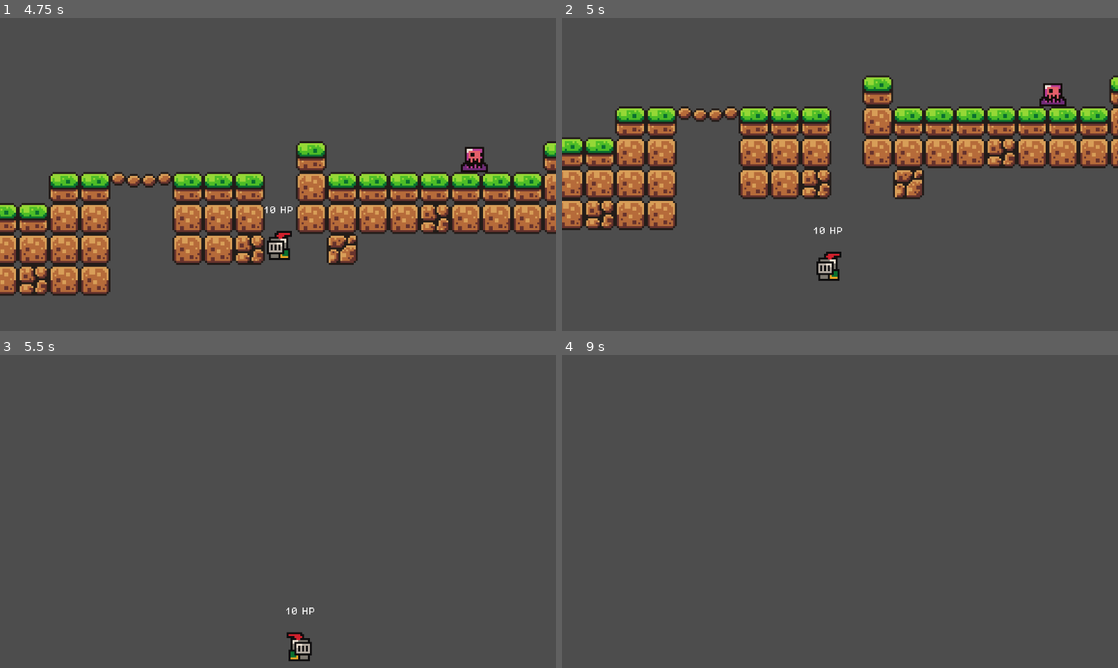
Above: before the commit, frames 1-4 (two rows, left to right).
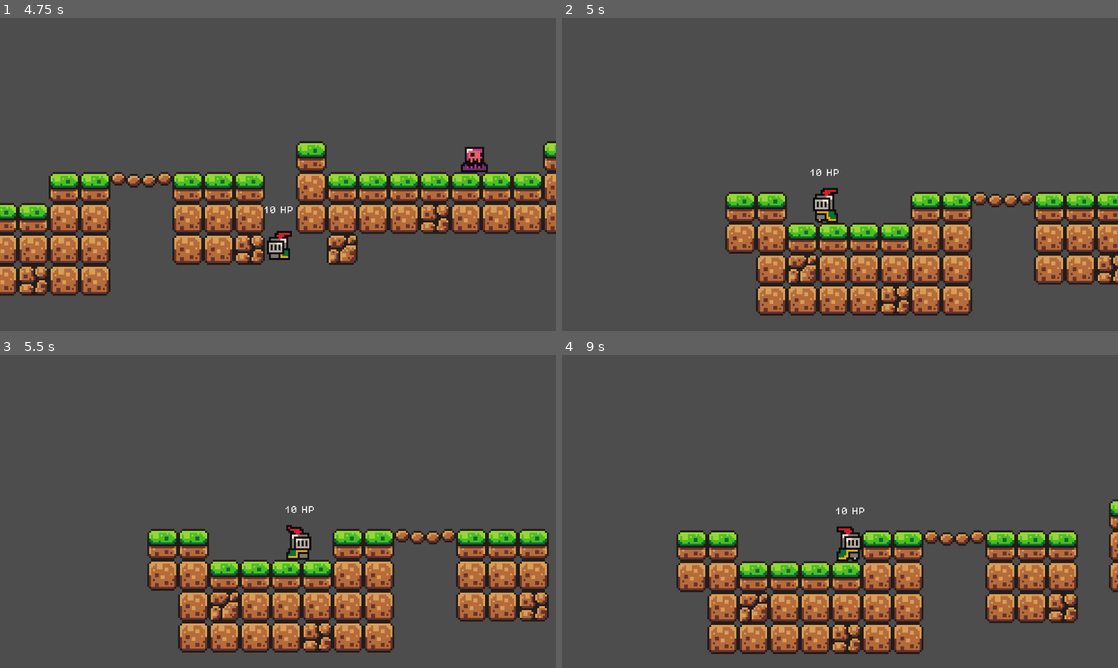
Above: after the commit, the same moments.

Repository: kurushimee/2d-platformer-with-ai
Game: Godot game, scene res://main.tscn
The game is run twice, just before and just after one commit, with the same random seed, the same clock (stepped at 60 frames per second) and the same inputs.
Inputs:
- Up to frame 1 (4.75 s): hold E (attack) 0.53-1.28 s; hold D (move_right) 0.53-2.03 s; tap Space (jump) at 0.77, 1.52, 3.02, 3.77, 4.52 s; tap E (attack) at 1.35, 2.85, 4.35 s; hold A (move_left) 2.03-2.78 s; hold E (attack) 2.03-2.78 s; hold D (move_right) 2.78-4.28 s; hold E (attack) 3.53-4.28 s; hold A (move_left) from 4.28 s (still down)
- Up to frame 2 (5 s): keep holding A (move_left)
- Up to frame 3 (5.5 s): release A (move_left) at 5.03 s; hold D (move_right) from 5.03 s (still down); hold E (attack) from 5.03 s (still down)
- Up to frame 4 (9 s): release D (move_right) at 5.78 s; release E (attack) at 5.78 s; hold A (move_left) 5.78-7.28 s; tap E (attack) at 5.85, 7.35, 8.85 s; tap Space (jump) at 6.02, 6.77, 7.52 s; hold E (attack) 6.53-7.28 s; hold D (move_right) from 7.28 s (still down); hold E (attack) 8.03-8.78 s

Frame 1 is identical in both runs. In frame 2, 40% of the frame differs, in the area x 0-100%, y 18-96%; in frame 3, 19%; in frame 4, 20%.

Commit message:
add world boundary

Diff:
--- a/entities/player/player.tscn
+++ b/entities/player/player.tscn
@@ -2,8 +2,8 @@
 
 [ext_resource type="Script" uid="uid://toq2b6ifkfnw" path="res://entities/player/player.gd" id="1_symyc"]
 [ext_resource type="Texture2D" uid="uid://bq7f0kn3y66vx" path="res://entities/player/assets/knight.png" id="2_abrql"]
-[ext_resource type="PackedScene" uid="uid://c5sl8xjyvydow" path="res://components/health/health_component.tscn" id="3_sglur"]
-[ext_resource type="PackedScene" uid="uid://qwe3qlan4mdv" path="res://components/attack/attack_component.tscn" id="4_bls4j"]
+[ext_resource type="PackedScene" uid="uid://c5sl8xjyvydow" path="res://utilities/components/health/health_component.tscn" id="3_sglur"]
+[ext_resource type="PackedScene" uid="uid://qwe3qlan4mdv" path="res://utilities/components/attack/attack_component.tscn" id="4_bls4j"]
 
 [sub_resource type="RectangleShape2D" id="RectangleShape2D_symyc"]
 size = Vector2(13, 19)
--- a/level/level.tscn
+++ b/level/level.tscn
@@ -1,7 +1,8 @@
-[gd_scene load_steps=5 format=4 uid="uid://c6yhv28lscm6g"]
+[gd_scene load_steps=6 format=4 uid="uid://c6yhv28lscm6g"]
 
 [ext_resource type="Texture2D" uid="uid://bg50f2f28ajl3" path="res://level/assets/world_tileset.png" id="1_7lnir"]
 [ext_resource type="PackedScene" uid="uid://clwqx2pvyvbcv" path="res://entities/enemy/enemy.tscn" id="2_5gx2l"]
+[ext_resource type="PackedScene" uid="uid://b6wlbbsfiierk" path="res://utilities/world/world_boundary.tscn" id="3_qohg2"]
 
 [sub_resource type="TileSetAtlasSource" id="TileSetAtlasSource_5gx2l"]
 texture = ExtResource("1_7lnir")
@@ -190,3 +191,6 @@
 
 [node name="Enemy2" parent="Enemies" instance=ExtResource("2_5gx2l")]
 position = Vector2(1311, 0)
+
+[node name="WorldBoundary" parent="." instance=ExtResource("3_qohg2")]
+position = Vector2(0, 648)
--- a/main.gd
+++ b/main.gd
@@ -2,4 +2,4 @@
 
 
 func _on_player_died() -> void:
-	get_tree().reload_current_scene()
+	get_tree().reload_current_scene.call_deferred()
--- a/components/attack/attack_component.tscn
+++ b/utilities/components/attack/attack_component.tscn
@@ -1,6 +1,6 @@
 [gd_scene load_steps=2 format=3 uid="uid://qwe3qlan4mdv"]
 
-[ext_resource type="Script" uid="uid://my1c5ds4vh02" path="res://components/attack/attack_component.gd" id="1_ujppt"]
+[ext_resource type="Script" uid="uid://my1c5ds4vh02" path="res://utilities/components/attack/attack_component.gd" id="1_ujppt"]
 
 [node name="AttackComponent" type="Node2D"]
 script = ExtResource("1_ujppt")
--- a/components/health/health_component.tscn
+++ b/utilities/components/health/health_component.tscn
@@ -1,6 +1,6 @@
 [gd_scene load_steps=3 format=3 uid="uid://c5sl8xjyvydow"]
 
-[ext_resource type="Script" uid="uid://mpo2riecjvo0" path="res://components/health/health_component.gd" id="1_ol33d"]
+[ext_resource type="Script" uid="uid://mpo2riecjvo0" path="res://utilities/components/health/health_component.gd" id="1_ol33d"]
 [ext_resource type="FontFile" uid="uid://ctlqkprg87gt2" path="res://assets/fonts/PixelOperator8.ttf" id="2_02umq"]
 
 [node name="HealthComponent" type="Node2D"]
--- /dev/null
+++ b/utilities/world/world_boundary.gd
@@ -0,0 +1,8 @@
+extends Area2D
+
+
+# Immediately kill the entity upon colliding
+func _on_body_entered(body: Node2D) -> void:
+	for child in body.get_children():
+		if child is HealthComponent:
+			child.take_damage(child.max_health)
--- /dev/null
+++ b/utilities/world/world_boundary.tscn
@@ -0,0 +1,15 @@
+[gd_scene load_steps=3 format=3 uid="uid://b6wlbbsfiierk"]
+
+[ext_resource type="Script" uid="uid://be4siaopddna1" path="res://utilities/world/world_boundary.gd" id="1_vuiq8"]
+
+[sub_resource type="WorldBoundaryShape2D" id="WorldBoundaryShape2D_l5rtn"]
+
+[node name="WorldBoundary" type="Area2D"]
+collision_layer = 0
+collision_mask = 2
+script = ExtResource("1_vuiq8")
+
+[node name="CollisionShape2D" type="CollisionShape2D" parent="."]
+shape = SubResource("WorldBoundaryShape2D_l5rtn")
+
+[connection signal="body_entered" from="." to="." method="_on_body_entered"]
Renamed: components/attack/attack_component.gd -> utilities/components/attack/attack_component.gd
Renamed: components/attack/attack_component.gd.uid -> utilities/components/attack/attack_component.gd.uid
Renamed: components/health/health_component.gd -> utilities/components/health/health_component.gd
Renamed: components/health/health_component.gd.uid -> utilities/components/health/health_component.gd.uid
Not shown, added: utilities/world/world_boundary.gd.uid
